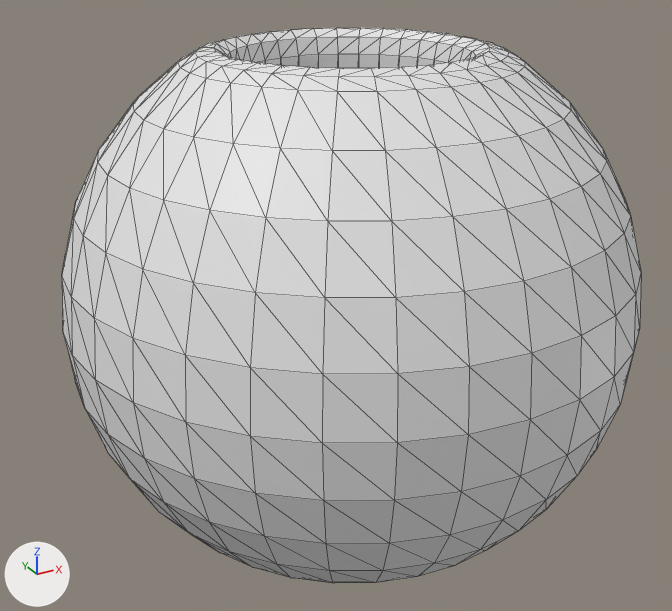
Before and after pictures for a commit that changed the glTF model assets/hole_planet.glb.
Before and after are seen from a 50 mm lens placed at (-23.0, -40.3, 19.7), pointed at (-0.8, 0.2, -0.5). Lighting does not change. The marker at lower left points along +X, +Y and +Z. Mesh edges are drawn as thin lines. Vertices at the same position are counted once.
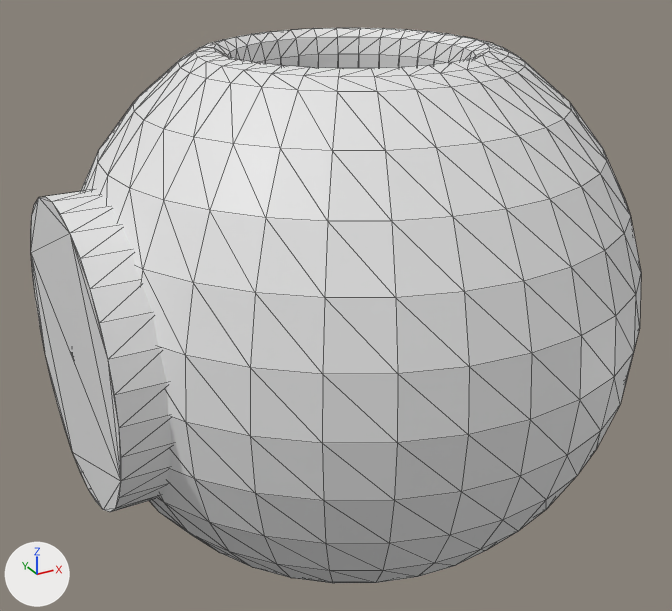
Edits to the scene script, one JSON object a line:
```json
{"op": "add", "block": "mat_material", "code": ["mat_material = principled_material('Material')", "mat_material.base_color = (0.8, 0.8, 0.8)  # white #e7e7e7"]}
{"block": "me_sphere", "where": "me_sphere.from_pydata(...)  # 608 vertices, 1216 faces; spans x -15.0..15.0, y -15.0..15.0, z -13.1..13.1"}
{"block": "me_sphere", "where": "# used by ob_sphere; location = (0.0, 0.0, 0.0)"}
{"block": "me_sphere", "change": "me_sphere part 1: a new loose piece, a 32-sided cylinder along x spanning x -15.0..-12.6, y -7.5..7.5, z -7.5..7.5, in mat_material (white #e7e7e7)"}
{"op": "add", "block": "me_sphere", "code": "me_sphere.materials.append(mat_material)  # white #e7e7e7"}
```

What differs and where, as boxes (x1, y1, x2, y2) in the pictures (672 x 611 px):
```json
{"object": "Sphere", "change": "reshaped", "before": [62, 28, 641, 583], "after": [31, 28, 641, 583]}
{"part": 1, "of": "me_sphere", "change": "added", "after": [31, 190, 172, 512]}
```
